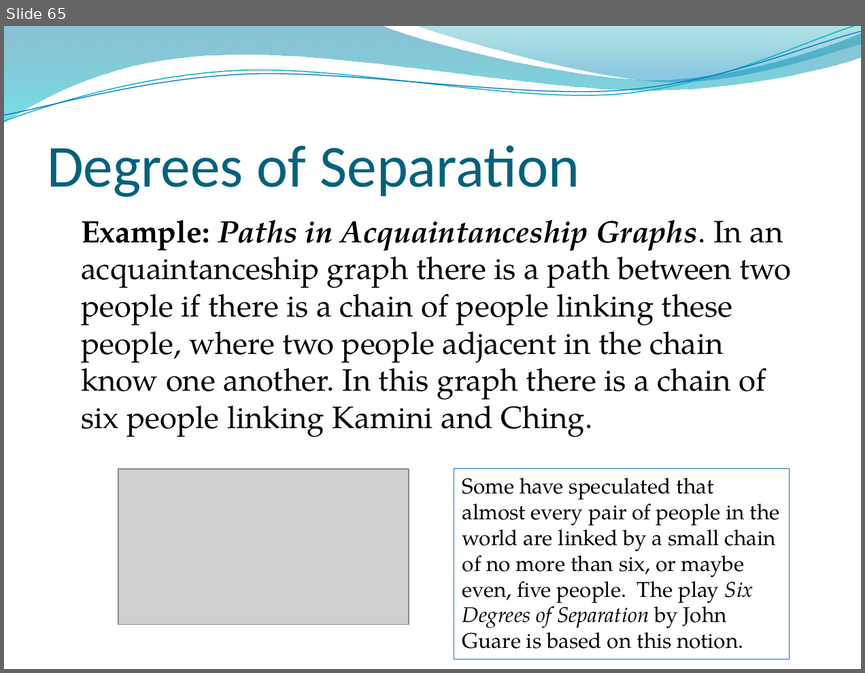
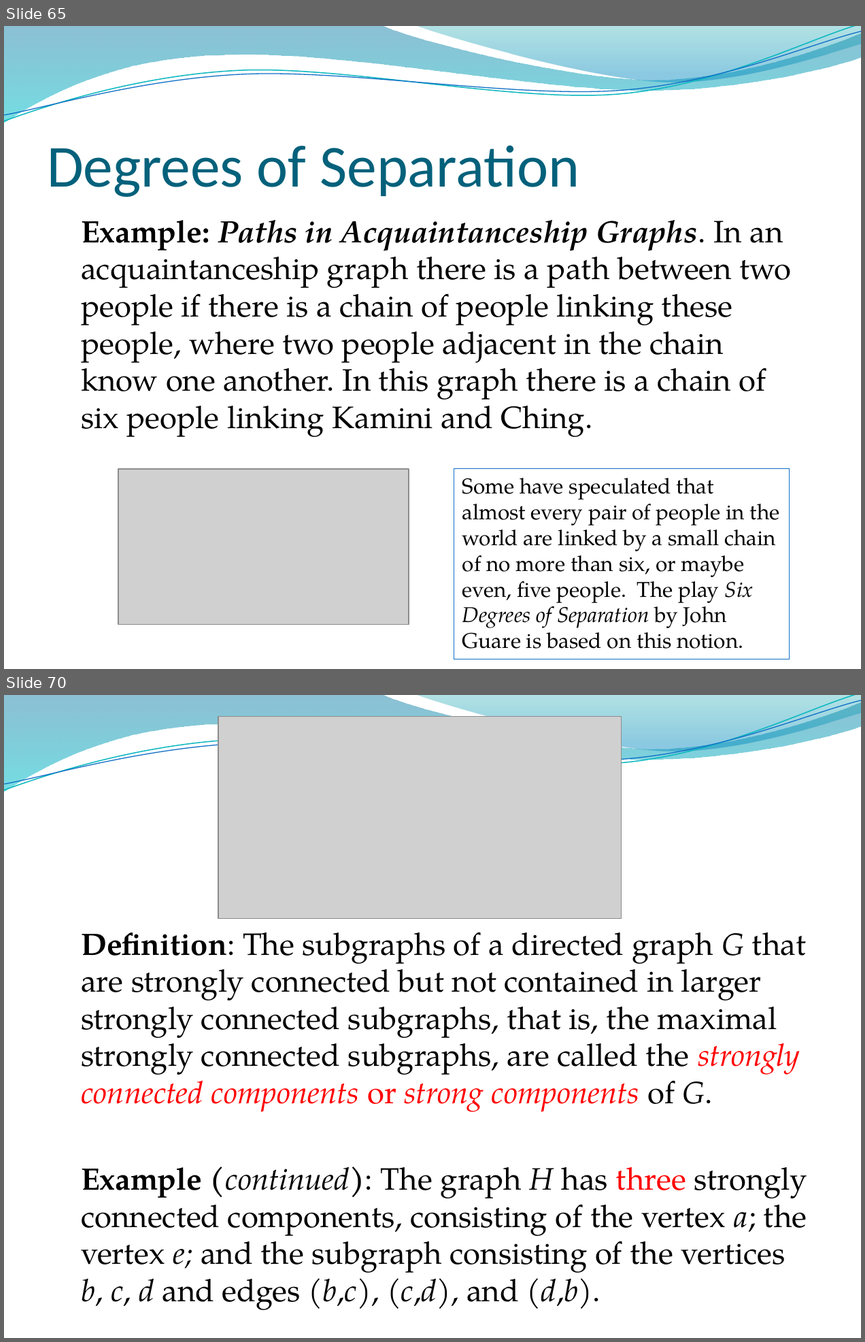
Before and after one commit to lin-chen-GA/lin-chen-GA.github.io, a slide deck: cs2620/slides/cs2620_notes10.pptx. Shown one above the other, each under a label of ours: slide 65 before the commit, slides 65 and 70 after it; the slides between them are not shown. The pictures are 865x673 and 865x1342 pixels, drawn with LibreOffice and Linux fonts; fonts in the diff are those of the drawing; grey boxes stand for pictures; background and template pictures are left out. Boxes give left, top, right and bottom in pixels: in the first picture for what was removed or moved away, otherwise in the second. Text is boxed around its words. In the diff, an @@ line names an element or a change of style, - is before the commit and + after.

```diff
--- a/cs2620/slides/cs2620_notes10.pptx
+++ b/cs2620/slides/cs2620_notes10.pptx
@@ slide 70 added at (4, 695, 861, 1338), background picture (left out); not listed: 4 template elements that a slide beside it also shows @@
@@ picture added at (218, 717, 621, 918) @@
@@ text added at (81, 932, 807, 1308), 26 pt, text #000000 @@
+Definition: The subgraphs of a directed graph G that are strongly connected but not contained in larger strongly connected subgraphs, that is, the maximal strongly connected subgraphs, are called the strongly connected components or strong components of G.
+Example (continued): The graph H has three strongly connected components, consisting of the vertex a; the vertex e; and the subgraph consisting of the vertices b, c, d and edges (b,c), (c,d), and (d,b).
```
Also in this commit, not shown: 9 slides changed, 2 other files.
